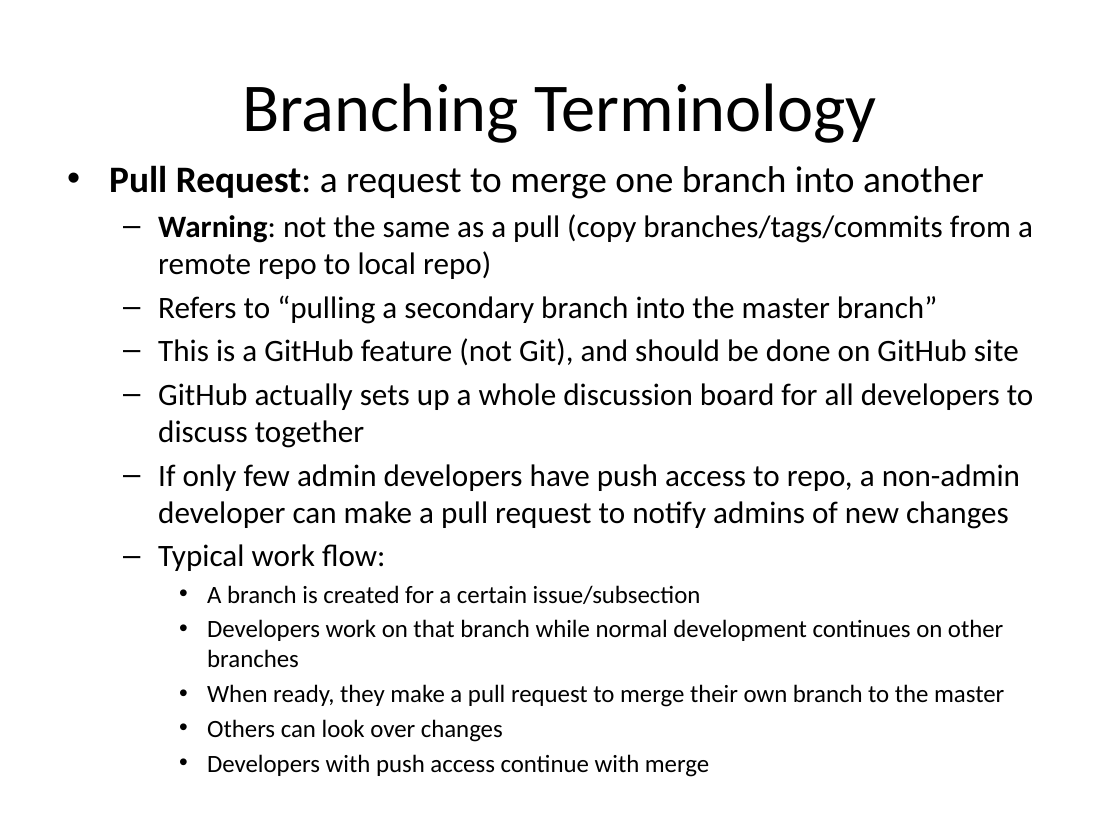
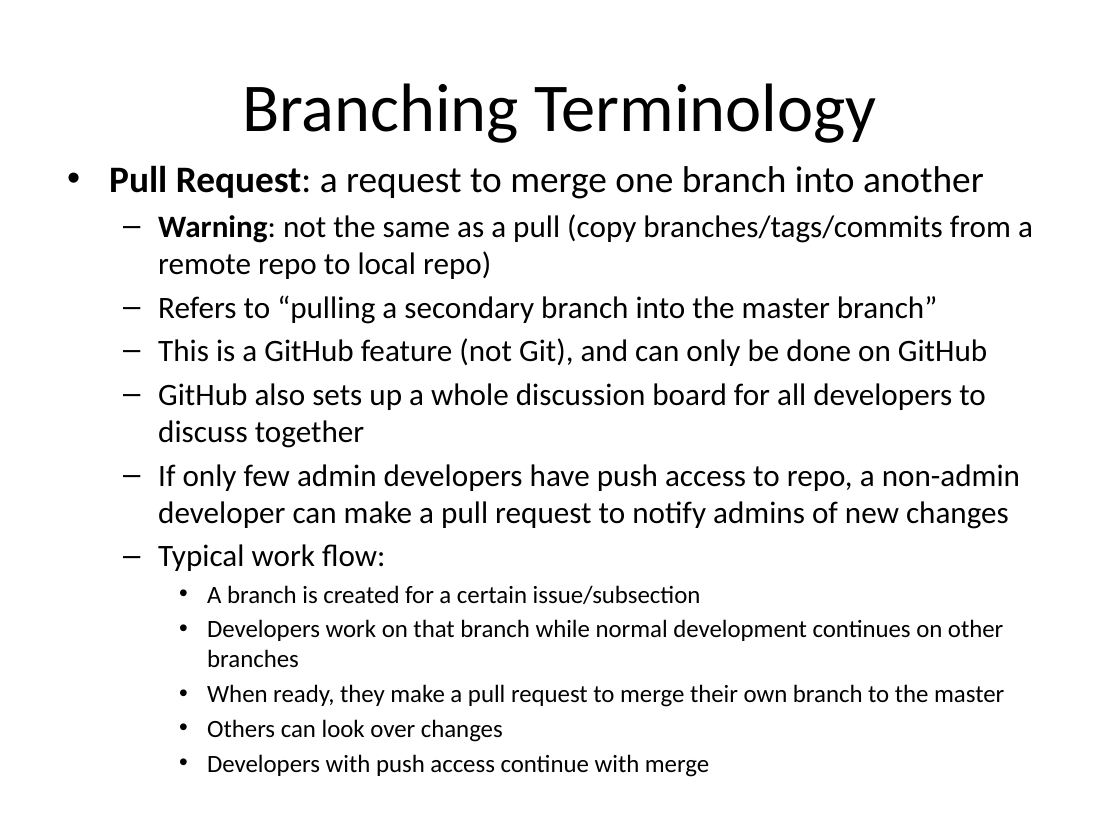
Before and after one commit to FRC4186/frc-software, a slide deck: slide 11 of Documents/GitHub_Guide_2013.pptx. Drawn at 1120x840 pixels with LibreOffice and Linux fonts; fonts in the diff are those of the drawing. Boxes give left, top, right and bottom in pixels: in the first picture for what was removed or moved away, otherwise in the second. Text is boxed around its words. In the diff, an @@ line names an element or a change of style, - is before the commit and + after.

```diff
--- a/Documents/GitHub_Guide_2013.pptx
+++ b/Documents/GitHub_Guide_2013.pptx
@@ text at [158, 338, 987, 448]: text changed @@
-  – This is a GitHub feature (not Git), and should be done on GitHub site
-  – GitHub actually sets up a whole discussion board for all developers to discuss together
+  – This is a GitHub feature (not Git), and can only be done on GitHub
+  – GitHub also sets up a whole discussion board for all developers to discuss together
```
Also in this commit, not shown: 5 other slides changed.
